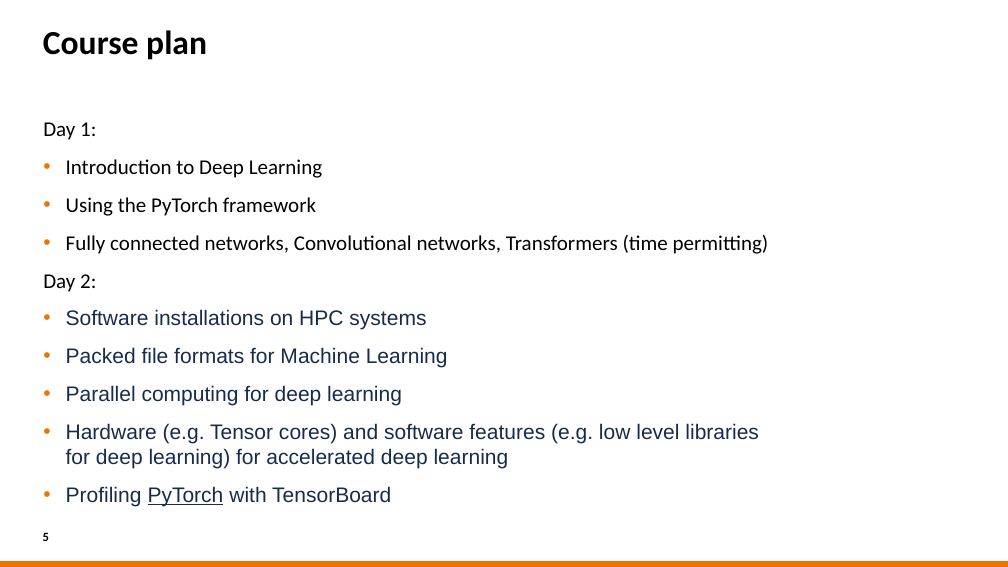
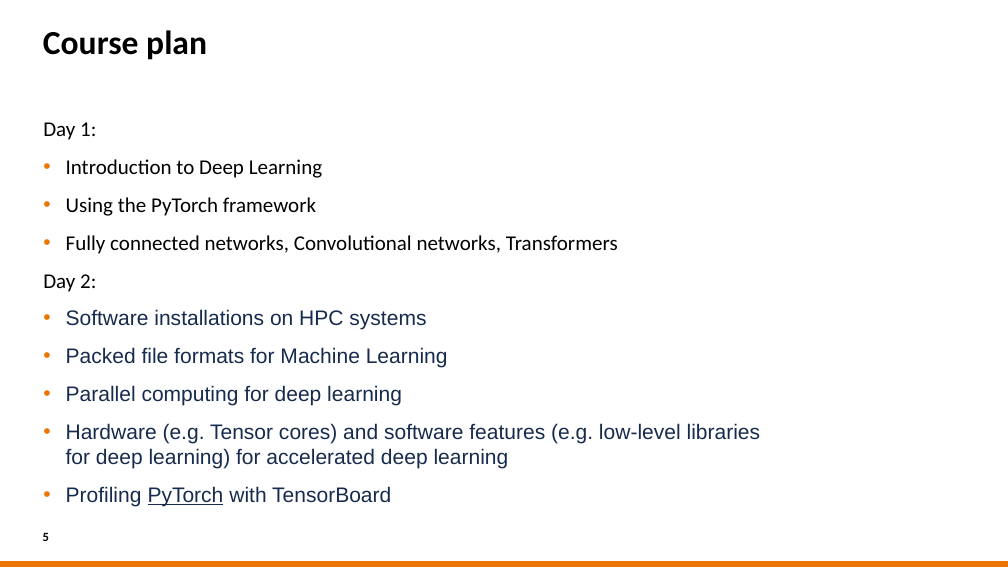
Before and after one commit to sara-nl/HPML-course-materials, a slide deck: slide 5 of Day1/slides/EuroHPC_HPML_welcome.pptx. Drawn at 1008x567 pixels with LibreOffice and Linux fonts; fonts in the diff are those of the drawing; background and template pictures are left out. Boxes give left, top, right and bottom in pixels: in the first picture for what was removed or moved away, otherwise in the second. Text is boxed around its words. In the diff, an @@ line names an element or a change of style, - is before the commit and + after.

```diff
--- a/Day1/slides/EuroHPC_HPML_welcome.pptx
+++ b/Day1/slides/EuroHPC_HPML_welcome.pptx
@@ text at [66,235,618,254]: text changed @@
-• Fully connected networks, Convolutional networks, Transformers (time permitting)
+• Fully connected networks, Convolutional networks, Transformers
@@ text at [66,423,761,469]: text changed @@
-• Hardware (e.g. Tensor cores) and software features (e.g. low level libraries for deep learning) for accelerated deep learning
+• Hardware (e.g. Tensor cores) and software features (e.g. low-level libraries for deep learning) for accelerated deep learning
```
Also in this commit, not shown: 4 other slides changed, 9 other files.
